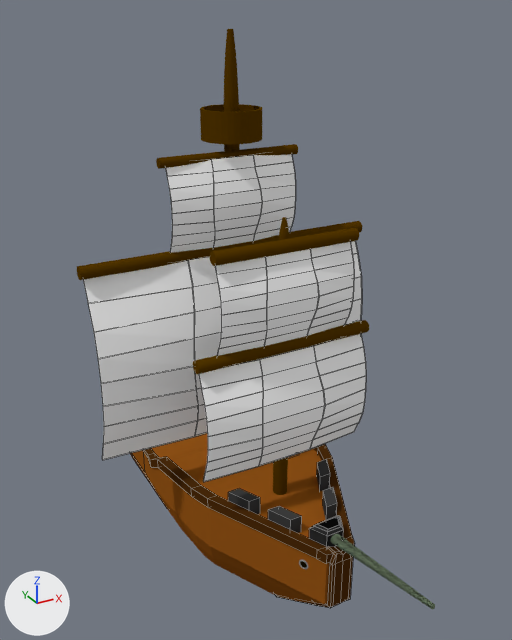
The Blender file Assets/GFX/PirateShip.blend as it was, and as the next commit left it.
Camera for both pictures: a 50 mm camera at (-3.55, -7.42, 5.59) aimed at (0.18, -0.65, 2.2). The axes (+X, +Y, +Z) are drawn at lower left. The lights are the same throughout. Mesh edges are drawn as thin lines on the coarser meshes.

Names of what the first picture shows: 'Blocks', 'Cloth', 'Cloth.001', 'Front', 'LargestMast', 'Pole', 'Rim', 'SmallerMast'.
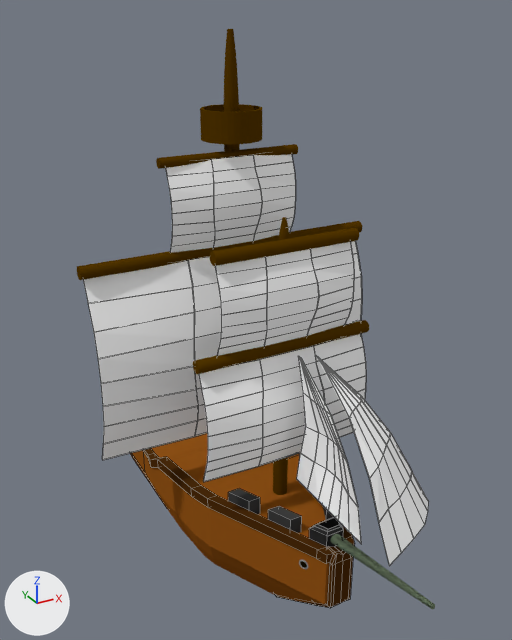
Pixel boxes [x1, y1, x2, y2] of what changed, in the pictures (512 x 640 px):
'Spinakker', added: after [316, 356, 429, 566]
'Jib', added: after [297, 356, 362, 544]

Patch to the scene script:
```diff
--- a/Assets/GFX/PirateShip.blend.py
+++ b/Assets/GFX/PirateShip.blend.py
@@ me_cylinder_005 @@
+me_cylinder_005.from_pydata(...)  # 70 vertices, 68 faces; spans x 0.0..1.2, y -18.7..-3.8, z 4.8..23.0
+me_cylinder_005.materials.append(mat_cloth)  # white #ffffff
@@ me_cylinder_006 @@
+me_cylinder_006.from_pydata(...)  # 70 vertices, 68 faces, 1 loose edge; spans x 0.4..14.4, y -23.1..-4.6, z 3.0..23.0
+me_cylinder_006.materials.append(mat_cloth)  # white #ffffff
@@ ob_jib @@
+ob_jib = bpy.data.objects.new('Jib', me_cylinder_005)
+ob_jib.location = (0.0, -1.56, 0.4)
+ob_jib.scale = (0.0832, 0.0832, 0.0832)
@@ ob_spinakker @@
+ob_spinakker = bpy.data.objects.new('Spinakker', me_cylinder_006)
+ob_spinakker.location = (0.0, -1.56, 0.4)
+ob_spinakker.scale = (0.0832, 0.0832, 0.0832)
```
